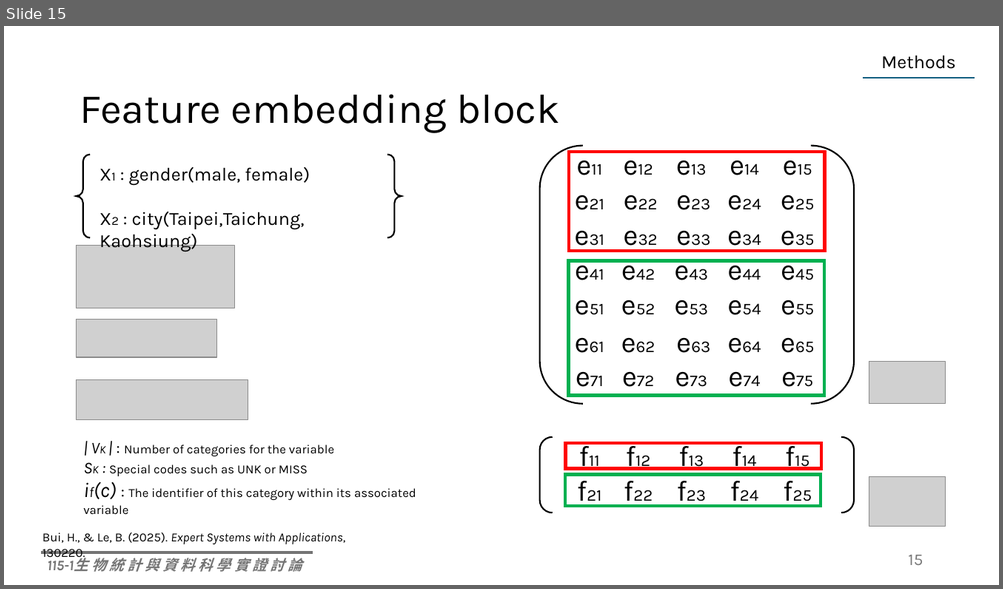
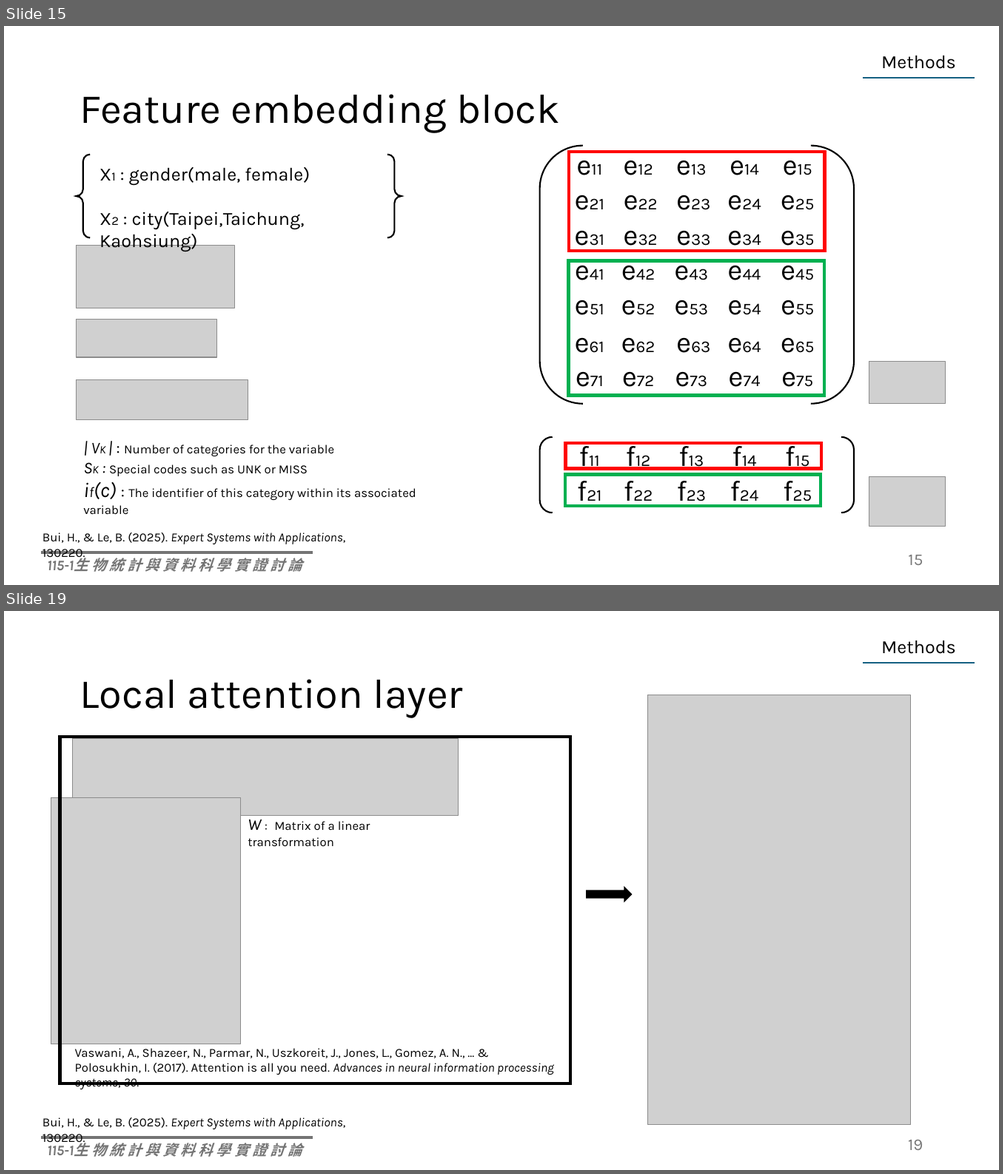
Before and after one commit to Lai-jun-yan/Deep_glm, a slide deck: seminar/Fusing global attention and self-attention for better performance and.pptx. Shown one above the other, each under a label of ours: slide 15 before the commit, slides 15 and 19 after it; the slides between them are not shown. The pictures are 1003x589 and 1003x1174 pixels, drawn with LibreOffice and Linux fonts; fonts in the diff are those of the drawing; grey boxes stand for pictures. Boxes give left, top, right and bottom in pixels: in the first picture for what was removed or moved away, otherwise in the second. Text is boxed around its words. In the diff, an @@ line names an element or a change of style, - is before the commit and + after.

```diff
--- a/seminar/Fusing global attention and self-attention for better performance and.pptx
+++ b/seminar/Fusing global attention and self-attention for better performance and.pptx
@@ slide 19 added at bbox=[4, 611, 999, 1170], background #FFFFFF; not listed: 2 template elements that a slide beside it also shows @@
@@ text added at bbox=[881, 640, 956, 654], 18 pt, text #000000 @@
+Methods
@@ line added from (862, 664) to (975, 664), #156082 1.5 pt @@
@@ title added at bbox=[79, 679, 462, 718], 40 pt, text #000000 @@
+Local attention layer
@@ picture added at bbox=[648, 695, 910, 1125] @@
@@ rectangle added at bbox=[60, 737, 570, 1084], outline #000000 3 pt @@
@@ picture added at bbox=[73, 738, 458, 815] @@
@@ picture added at bbox=[51, 797, 241, 1045] @@
@@ text added at bbox=[247, 815, 370, 847], 12 pt, text #000000 @@
+W : Matrix of a linear transformation
@@ right arrow added at bbox=[586, 886, 632, 903], fill #000000 @@
@@ text added at bbox=[75, 1048, 554, 1087], 12 pt, text #000000 @@
+Vaswani, A., Shazeer, N., Parmar, N., Uszkoreit, J., Jones, L., Gomez, A. N., ... & Polosukhin, I. (2017). Attention is all you need. Advances in neural information processing systems, 30.
@@ text added at bbox=[42, 1118, 346, 1130], 12 pt, text #000000, italic @@
+Bui, H., & Le, B. (2025). Expert Systems with Applications, 130220.
@@ page number added at bbox=[908, 1140, 922, 1150], 16 pt, text #797979 @@
+19
```
Also in this commit, not shown: 5 slides changed, 2 other slides added.
